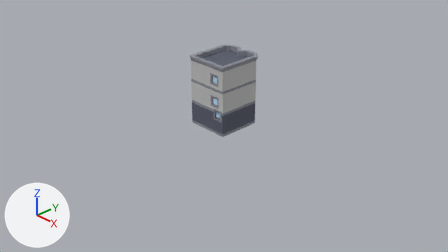
Two versions of the Blender file blender/blender_script.blend, one commit apart.
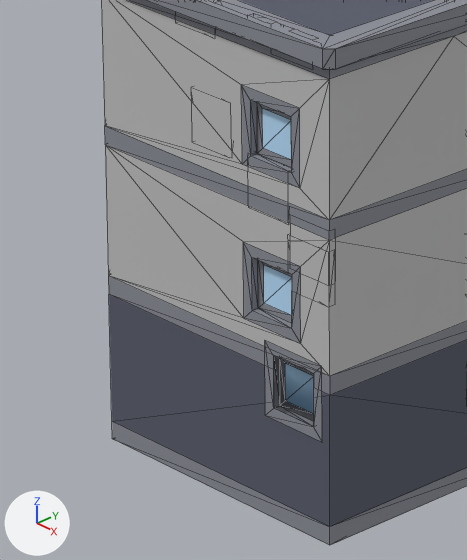
There are two pictures of each version: one from the file's camera 'Camera', one close up on the part from 39% to 54% of the width and 24% to 55% of the height. Arrows for +X, +Y and +Z are at lower left; the lights stay in place. The close-ups show mesh edges as thin lines. The same objects are shown in both versions, whatever each file hides.

Names of what the first close-up shows: 'Building', 'Window'.
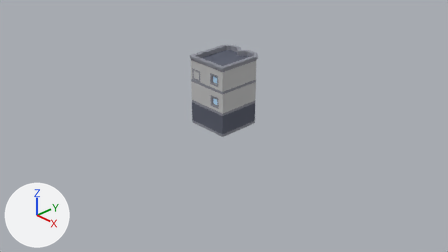
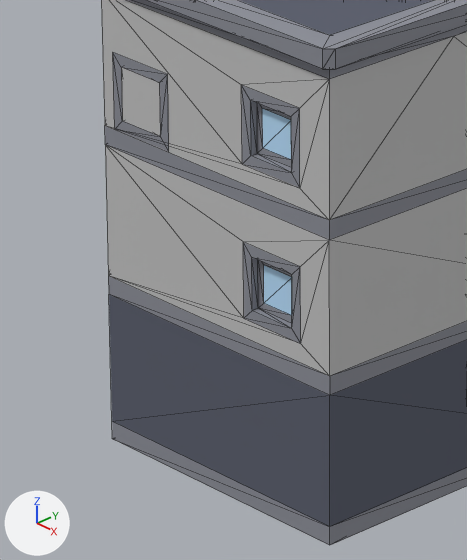
Diff of the bpy script that builds the scene:
```diff
--- a/blender/blender_script.blend.py
+++ b/blender/blender_script.blend.py
@@ mat_border @@
+mat_border = principled_material('border')
+mat_border.base_color = (0.28, 0.29, 0.33)  # grey #90939b
+mat_border.roughness = 1.0
+mat_border.specular_ior_level = 0.0
@@ mat_window @@
+mat_window = principled_material('window')
+mat_window.base_color = (0.51, 0.77, 1.0)  # blue #bde3ff
+mat_window.roughness = 1.0
+mat_window.specular_ior_level = 0.0
@@ me_small_buildinga_003 @@
 # used by ob_building; location = (0.0, 0.0, 0.0); rotation_euler = (1.571, 0.0, 0.0), in degrees (90, 0, 0)
-me_small_buildinga_003.from_pydata(...)  # 492 vertices, 717 faces; spans x -0.42..0.42, y 0.0..1.28, z -0.52..0.42
-me_small_buildinga_003.materials.append(mat_window_003)  # blue #bde3ff
-me_small_buildinga_003.materials.append(mat_border_003)  # grey #90939b
+me_small_buildinga_003.from_pydata(...)  # 276 vertices, 548 faces; spans x -0.42..0.42, y 0.0..1.28, z -0.52..0.42
+# me_small_buildinga_003 part 2
+# 216 vertices are removed from x -0.162..0.4, y 0.628..1.28, z 0.381..0.401
+# 207 faces are deleted
+# 23 new faces join them, mat_border (grey #90939b)
+# 11 new faces join them, mat_defaultmat_003 (light grey #c4c4c4)
+# 4 new faces join them, mat_door_003 (grey #616573)
 me_small_buildinga_003.materials.append(mat_defaultmat_003)
 me_small_buildinga_003.materials.append(mat_door_003)
+me_small_buildinga_003.materials.append(mat_window)  # blue #bde3ff
+me_small_buildinga_003.materials.append(mat_border)  # grey #90939b
@@ me_small_buildinga_002 @@
 me_small_buildinga_002.from_pydata(...)  # 16 vertices, 26 faces; spans x 0.056..0.256, y 0.9..1.1, z 0.381..0.401
 # used by ob_window; location = (0.119, 0.0, -0.632); rotation_euler = (1.571, 0.0, 0.0), in degrees (90, 0, 0)
+# me_small_buildinga_002 part 1: the whole mesh is moved by (-0.155, -1.002, 0.0)
 me_small_buildinga_002.materials.append(mat_window_003)
@@ ob_building @@
 ob_building.rotation_euler = (1.571, 0.0, 0.0)  # degrees (90, 0, 0)
-_m = ob_building.modifiers.new('Boolean', 'BOOLEAN')
-_m.object = ob_window
-_m.solver = 'FLOAT'
@@ ob_window @@
 ob_window = bpy.data.objects.new('Window', me_small_buildinga_002)
-ob_window.location = (0.119, 0.0, -0.632)
+ob_window.location = (-0.262, 0.0, 0.954)
 ob_window.rotation_euler = (1.571, 0.0, 0.0)  # degrees (90, 0, 0)
```

Where the change shows, as pixel boxes (x1, y1, x2, y2) in the close-ups (467 x 560 px):
'Building', mesh moved, reshaped, modifiers changed: (101, 0, 467, 545) in both
'Window', moved: before (265, 341, 322, 442); after (113, 52, 169, 152)
part 2 of me_small_buildinga_003, cut back: (101, 0, 467, 376) in both
